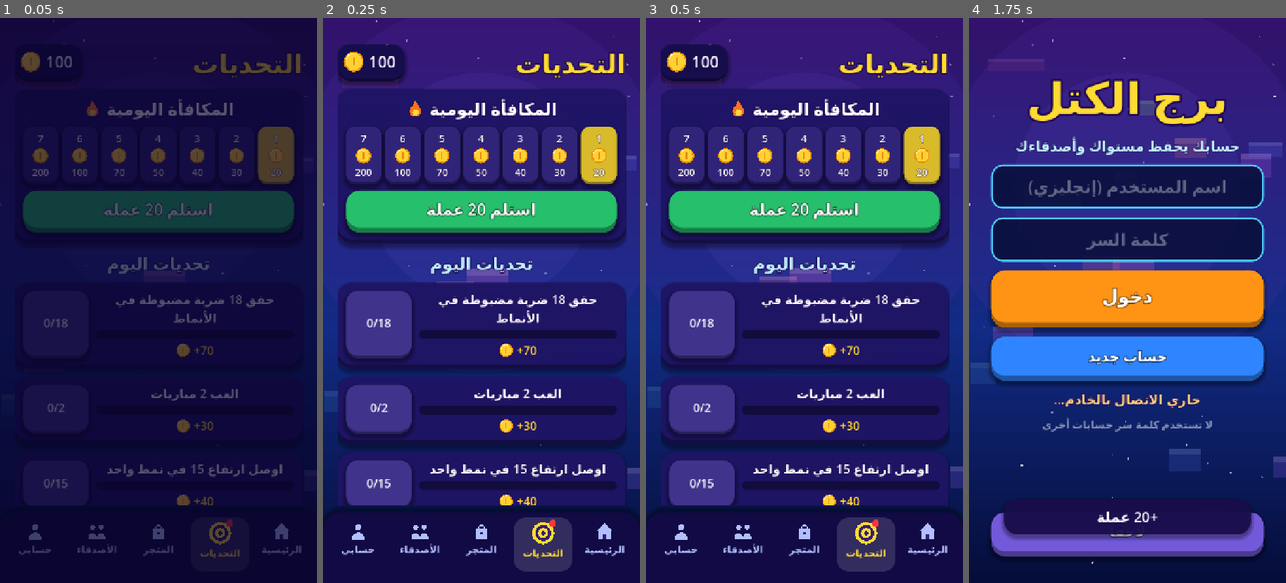
Above: before the commit, frames 1-4 (left to right).
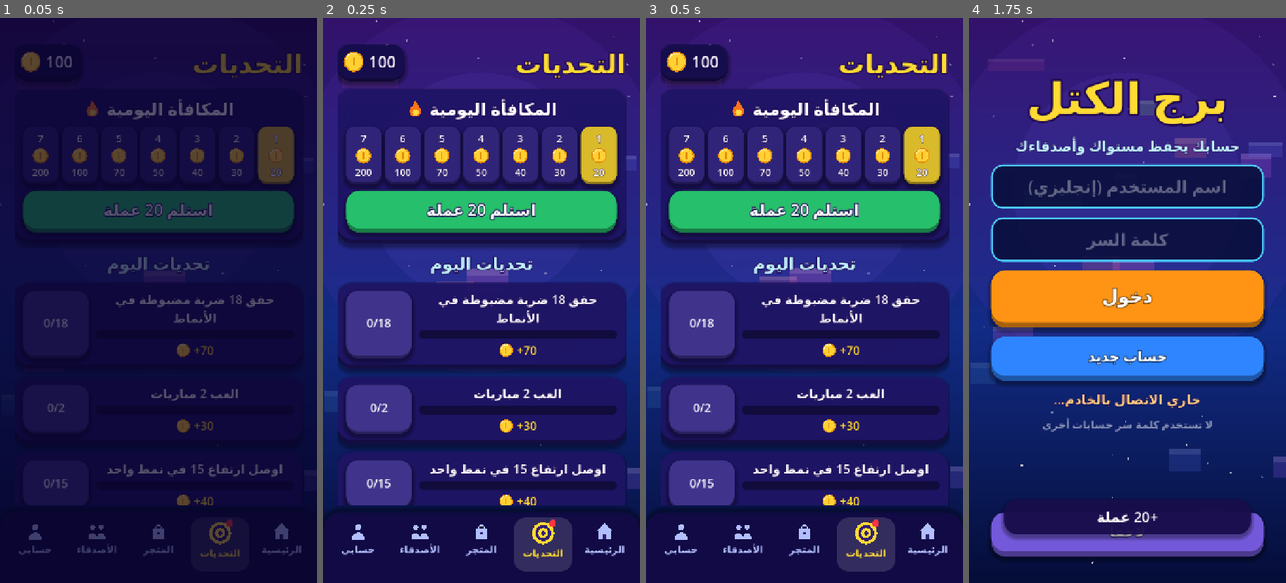
Above: after the commit, the same moments.

Repository: eab71334-web/TowerWars-ios
Game: Godot game, scene res://challenges.tscn
Two runs of this game, one before a commit and one after it. Both use one fixed random seed, a clock stepped at 60 frames per second and the inputs below. This scene is started directly instead of the project's main scene.
Inputs (mouse positions are in pixels of both pictures, inside the frame that each line leads up to):
- Up to frame 1 (0.05 s): no input
- Up to frame 2 (0.25 s): no input
- Up to frame 3 (0.5 s): no input
- Up to frame 4 (1.75 s): click (1127, 210) at 0.5 s, where only the run before the commit has a clickable "استلم 20 عملة"; click (1003, 543) at 1.27 s

The runs differ from the first frame. In frame 1, 0.2% of the frame differs, in the area x 32-68%, y 32-36%; in frame 2, 0.6%, in the area x 7-93%, y 32-38%; in frame 3, 0.6%; in frame 4, nothing differs.

Commit message:
Update challenges.gd

Diff:
--- a/challenges.gd
+++ b/challenges.gd
@@ -5,6 +5,10 @@
 const GREEN := Color(0.15, 0.75, 0.42)
 
 var vb: VBoxContainer
+var scroll: ScrollContainer
+var dragging := false
+var drag_start_y := 0.0
+var drag_start_scroll := 0
 
 func _ready() -> void:
 	var margin := MarginContainer.new()
@@ -18,8 +22,10 @@
 	nav.current = "challenges"
 	add_child(nav)
 
-	var scroll := ScrollContainer.new()
+	scroll = ScrollContainer.new()
 	scroll.horizontal_scroll_mode = ScrollContainer.SCROLL_MODE_DISABLED
+	scroll.vertical_scroll_mode = ScrollContainer.SCROLL_MODE_SHOW_NEVER
+	scroll.mouse_filter = Control.MOUSE_FILTER_PASS
 	margin.add_child(scroll)
 	vb = VBoxContainer.new()
 	vb.size_flags_horizontal = Control.SIZE_EXPAND_FILL
@@ -27,6 +33,19 @@
 	scroll.add_child(vb)
 	_build()
 
+func _input(event: InputEvent) -> void:
+	if scroll == null:
+		return
+	if event is InputEventMouseButton:
+		if event.pressed:
+			dragging = true
+			drag_start_y = event.position.y
+			drag_start_scroll = scroll.scroll_vertical
+		else:
+			dragging = false
+	elif event is InputEventMouseMotion and dragging:
+		scroll.scroll_vertical = drag_start_scroll - int(event.position.y - drag_start_y)
+
 func _panel() -> PanelContainer:
 	var p := PanelContainer.new()
 	var sb := UI.style(Color(0.12, 0.08, 0.4, 0.95), 34, 10)
@@ -35,15 +54,18 @@
 	sb.content_margin_top = 18.0
 	sb.content_margin_bottom = 24.0
 	p.add_theme_stylebox_override("panel", sb)
+	p.mouse_filter = Control.MOUSE_FILTER_PASS
 	return p
 
 func _label(text: String, fs: int, color: Color, outline: int) -> Label:
 	var l := UI.label(text, fs, color, outline)
 	l.autowrap_mode = TextServer.AUTOWRAP_OFF
+	l.mouse_filter = Control.MOUSE_FILTER_IGNORE
 	return l
 
 func _build() -> void:
 	for c in vb.get_children():
+		vb.remove_child(c)
 		c.queue_free()
 
 	var head := HBoxContainer.new()
@@ -59,6 +81,7 @@
 	vb.add_child(dc)
 	var dv := VBoxContainer.new()
 	dv.add_theme_constant_override("separation", 14)
+	dv.mouse_filter = Control.MOUSE_FILTER_PASS
 	dc.add_child(dv)
 	var dh := HBoxContainer.new()
 	dh.alignment = BoxContainer.ALIGNMENT_CENTER
@@ -74,9 +97,7 @@
 	for d in range(6, -1, -1):
 		chips.add_child(_chip(d, idx, avail))
 	if avail:
-		var b := UI.button("استلم %d عملة" % int(Data.DAILY[idx]), GREEN, 96, 36)
-		b.pressed.connect(_claim_daily)
-		dv.add_child(b)
+		dv.add_child(_action("استلم %d عملة" % int(Data.DAILY[idx]), GREEN, 96, 36, _claim_daily))
 	else:
 		dv.add_child(_label("عد غداً لمكافأة أكبر", 28, Color(1, 1, 1, 0.7), 0))
 
@@ -86,11 +107,16 @@
 		vb.add_child(_challenge(ch))
 	vb.add_child(_label("تتجدد التحديات كل يوم", 24, Color(1, 1, 1, 0.55), 0))
 
+	var pad := Control.new()
+	pad.custom_minimum_size = Vector2(0, 40)
+	vb.add_child(pad)
+
 func _chip(d: int, idx: int, avail: bool) -> Control:
 	var done := d < idx or (d == idx and not avail)
 	var cur := d == idx and avail
 	var p := PanelContainer.new()
 	p.size_flags_horizontal = Control.SIZE_EXPAND_FILL
+	p.mouse_filter = Control.MOUSE_FILTER_IGNORE
 	var col := Color(0.2, 0.15, 0.5, 0.9)
 	if done:
 		col = Color(0.15, 0.55, 0.35, 0.95)
@@ -103,11 +129,13 @@
 	sb.content_margin_bottom = 12.0
 	p.add_theme_stylebox_override("panel", sb)
 	var v := VBoxContainer.new()
+	v.mouse_filter = Control.MOUSE_FILTER_IGNORE
 	v.add_theme_constant_override("separation", 4)
 	p.add_child(v)
 	v.add_child(_label(str(d + 1), 24, Color.WHITE, 4))
 	var ic := NavBar.icon("check" if done else "coin", 36, Color.WHITE)
 	ic.size_flags_horizontal = Control.SIZE_SHRINK_CENTER
+	ic.mouse_filter = Control.MOUSE_FILTER_IGNORE
 	v.add_child(ic)
 	v.add_child(_label(str(Data.DAILY[d]), 22, Color.WHITE, 4))
 	return p
@@ -115,12 +143,30 @@
 func _pill(text: String, color: Color) -> Control:
 	var p := PanelContainer.new()
 	p.custom_minimum_size = Vector2(150, 76)
-	var sb := UI.style(color, 28, 6)
-	p.add_theme_stylebox_override("panel", sb)
+	p.mouse_filter = Control.MOUSE_FILTER_IGNORE
+	p.add_theme_stylebox_override("panel", UI.style(color, 28, 6))
 	var l := _label(text, 26, Color.WHITE, 0)
 	l.size_flags_vertical = Control.SIZE_SHRINK_CENTER
 	p.add_child(l)
 	return p
+
+func _action(text: String, color: Color, height: float, fs: int, cb: Callable) -> Control:
+	var p := PanelContainer.new()
+	p.custom_minimum_size = Vector2(0, height)
+	p.mouse_filter = Control.MOUSE_FILTER_PASS
+	p.add_theme_stylebox_override("panel", UI.style(color, 32, 10))
+	var l := UI.label(text, fs, Color.WHITE, 8)
+	l.mouse_filter = Control.MOUSE_FILTER_IGNORE
+	l.size_flags_vertical = Control.SIZE_SHRINK_CENTER
+	p.add_child(l)
+	p.gui_input.connect(_tap_input.bind(cb))
+	return p
+
+func _tap_input(event: InputEvent, cb: Callable) -> void:
+	if event is InputEventMouseButton and not event.pressed and event.button_index == MOUSE_BUTTON_LEFT:
+		if UI.tapped():
+			Sfx.click()
+			cb.call()
 
 func _challenge(ch: Dictionary) -> Control:
 	var i := int(ch.i)
@@ -132,15 +178,15 @@
 	var p := _panel()
 	var h := HBoxContainer.new()
 	h.add_theme_constant_override("separation", 16)
+	h.mouse_filter = Control.MOUSE_FILTER_PASS
 	p.add_child(h)
 
 	if claimed:
 		h.add_child(_pill("تم ✓", Color(0.3, 0.3, 0.5)))
 	elif done:
-		var b := UI.button("استلم", GREEN, 76, 30)
+		var b := _action("استلم", GREEN, 76, 30, _claim.bind(i))
 		b.custom_minimum_size = Vector2(150, 76)
 		b.size_flags_horizontal = Control.SIZE_SHRINK_BEGIN
-		b.pressed.connect(_claim.bind(i))
 		h.add_child(b)
 	else:
 		h.add_child(_pill("%d/%d" % [mini(prog, target), target], Color(0.25, 0.2, 0.55)))
@@ -148,15 +194,23 @@
 	var info := VBoxContainer.new()
 	info.size_flags_horizontal = Control.SIZE_EXPAND_FILL
 	info.size_flags_vertical = Control.SIZE_SHRINK_CENTER
+	info.mouse_filter = Control.MOUSE_FILTER_IGNORE
 	info.add_theme_constant_override("separation", 8)
 	h.add_child(info)
-	info.add_child(UI.label(str(ch.text), 28, Color.WHITE, 6))
-	info.add_child(NavBar.bar(float(mini(prog, target)), float(target), GREEN if done else GOLD, 20.0))
+	var tl := UI.label(str(ch.text), 28, Color.WHITE, 6)
+	tl.mouse_filter = Control.MOUSE_FILTER_IGNORE
+	info.add_child(tl)
+	var pb := NavBar.bar(float(mini(prog, target)), float(target), GREEN if done else GOLD, 20.0)
+	pb.mouse_filter = Control.MOUSE_FILTER_IGNORE
+	info.add_child(pb)
 	var rr := HBoxContainer.new()
 	rr.alignment = BoxContainer.ALIGNMENT_CENTER
+	rr.mouse_filter = Control.MOUSE_FILTER_IGNORE
 	rr.add_theme_constant_override("separation", 8)
 	info.add_child(rr)
-	rr.add_child(NavBar.icon("coin", 32))
+	var ic := NavBar.icon("coin", 32)
+	ic.mouse_filter = Control.MOUSE_FILTER_IGNORE
+	rr.add_child(ic)
 	rr.add_child(_label("+%d" % int(ch.reward), 26, GOLD, 4))
 	return p
 
